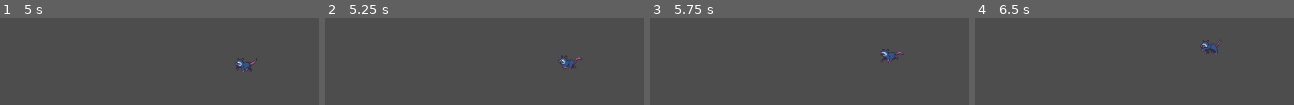
Above: before the commit, frames 1-4 (left to right).
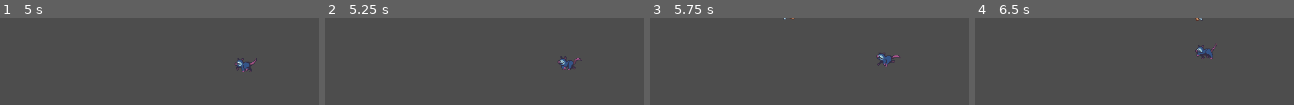
Above: after the commit, the same moments.

Repository: amoxley-developer/monster-survivors
Game: Godot game, scene res://scenes/level.tscn
Same seed, same stepped clock (60 frames per second), same inputs: the game is played once before the commit and once after it. The project has no main scene, so this scene is started directly.
Inputs:
- Up to frame 1 (5 s): tap Enter at 0.5, 4.25 s; hold Right (right) 0.53-1.28 s; hold Space (dash) 0.53-1.28 s; hold Down (down) 1.28-2.03 s; tap Space (dash) at 1.35, 2.85, 3.5, 4.35 s; hold Right (right) 2.03-2.78 s; hold Space (dash) 2.03-2.78 s; hold Up (up) 2.78-3.53 s; hold Space (dash) 3.53-4.28 s; hold Left (left) from 3.53 s (still down)
- Up to frame 2 (5.25 s): tap Space (dash) at 5 s; release Left (left) at 5.03 s; hold Down (down) from 5.03 s (still down); hold Space (dash) from 5.03 s (still down)
- Up to frame 3 (5.75 s): keep holding Down (down); keep holding Space (dash)
- Up to frame 4 (6.5 s): release Down (down) at 5.78 s; release Space (dash) at 5.78 s; hold Right (right) from 5.78 s (still down); tap Space (dash) at 5.85 s

Frame 1 is identical in both runs. In frame 2, 0.3% of the frame differs, in the area x 73-81%, y 43-60%; in frame 3, 0.8%; in frame 4, 0.9%, in the area x 68-77%, y 0-48%.

Commit message:
remove automatic damage

Diff:
--- a/scripts/Player/player.gd
+++ b/scripts/Player/player.gd
@@ -34,7 +34,6 @@
 		CurrentState.enter_state(self)
 
 func _process(delta: float) -> void:
-	take_damage(20*delta)
 	if CurrentState:
 		CurrentState.handle_process(delta)
 
